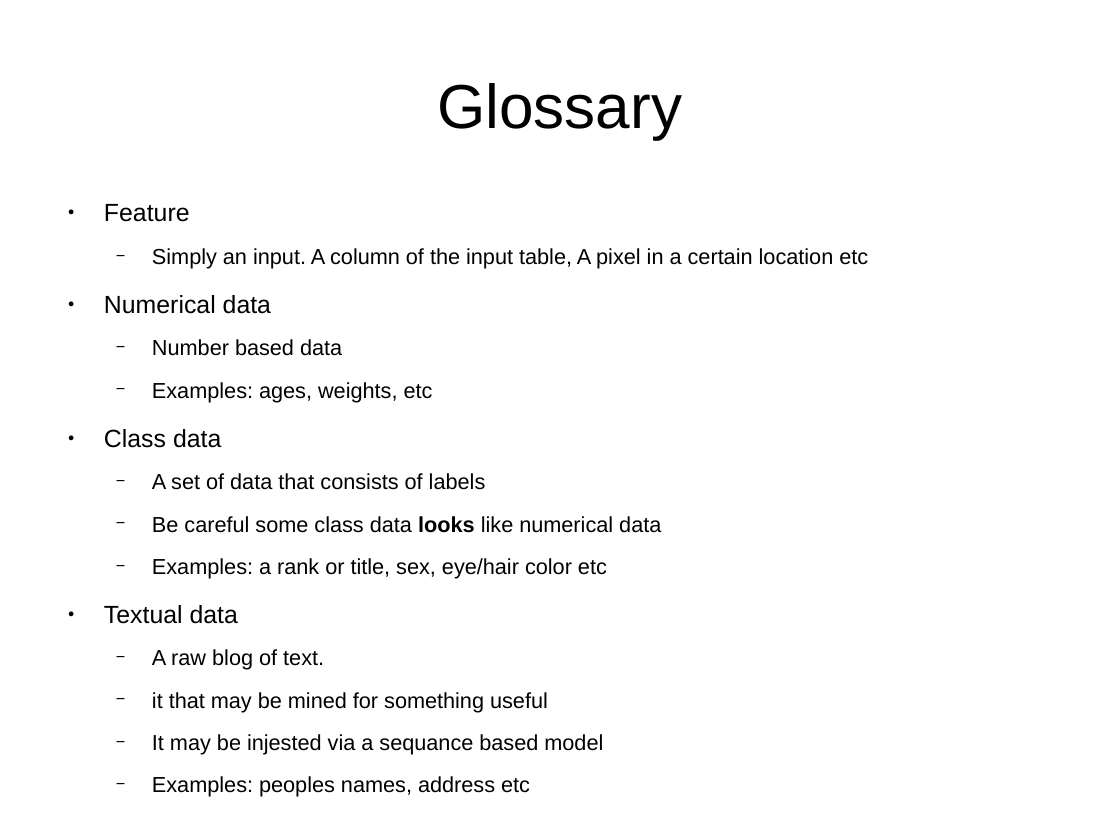
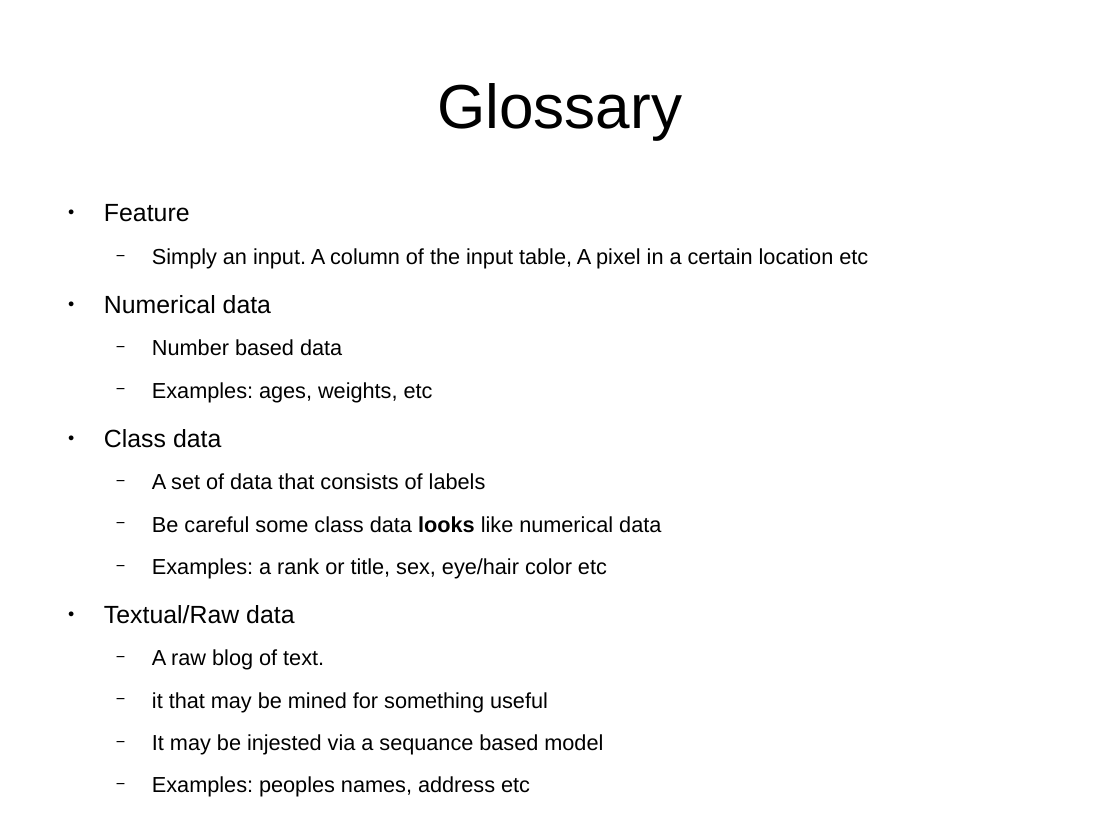
Before and after one commit to ashleysmart/mlgym, a slide deck: slide 8 of tuts/MLGym_Onboarding.odp. Drawn at 1120x840 pixels with LibreOffice and Linux fonts; fonts in the diff are those of the drawing. Boxes give left, top, right and bottom in pixels: in the first picture for what was removed or moved away, otherwise in the second. Text is boxed around its words. In the diff, an @@ line names an element or a change of style, - is before the commit and + after.

```diff
--- a/tuts/MLGym_Onboarding.odp
+++ b/tuts/MLGym_Onboarding.odp
@@ text at [104,605,294,624]: text changed @@
-● Textual data
+● Textual/Raw data
```
Also in this commit, not shown: 4 other slides changed, 3 other files.
